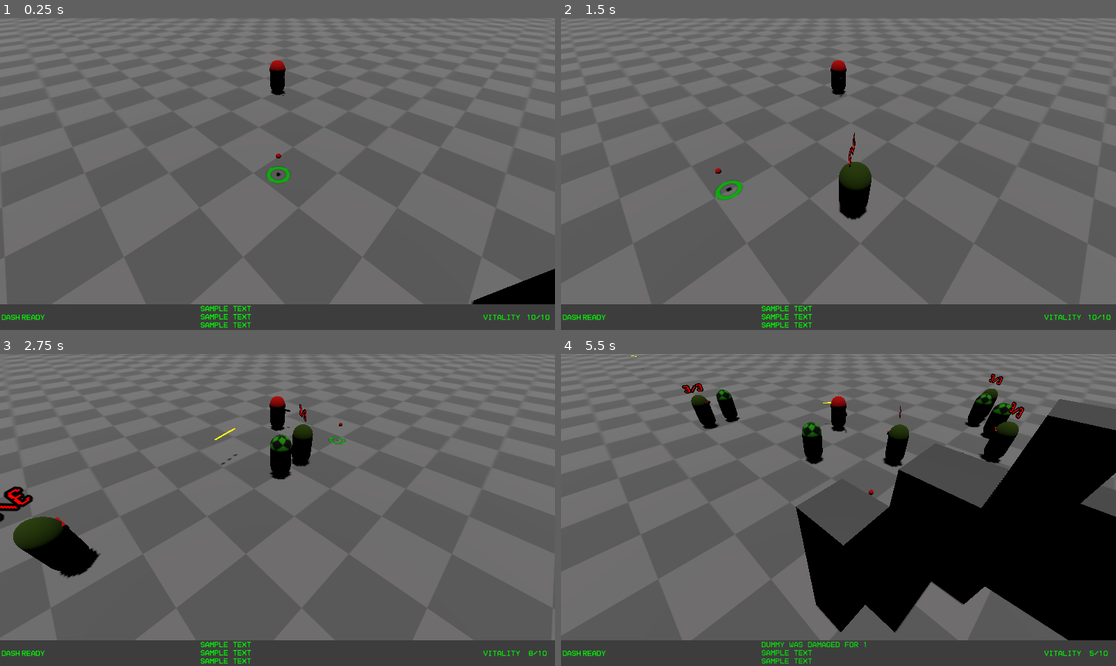
Above: before the commit, frames 1-4 (two rows, left to right).
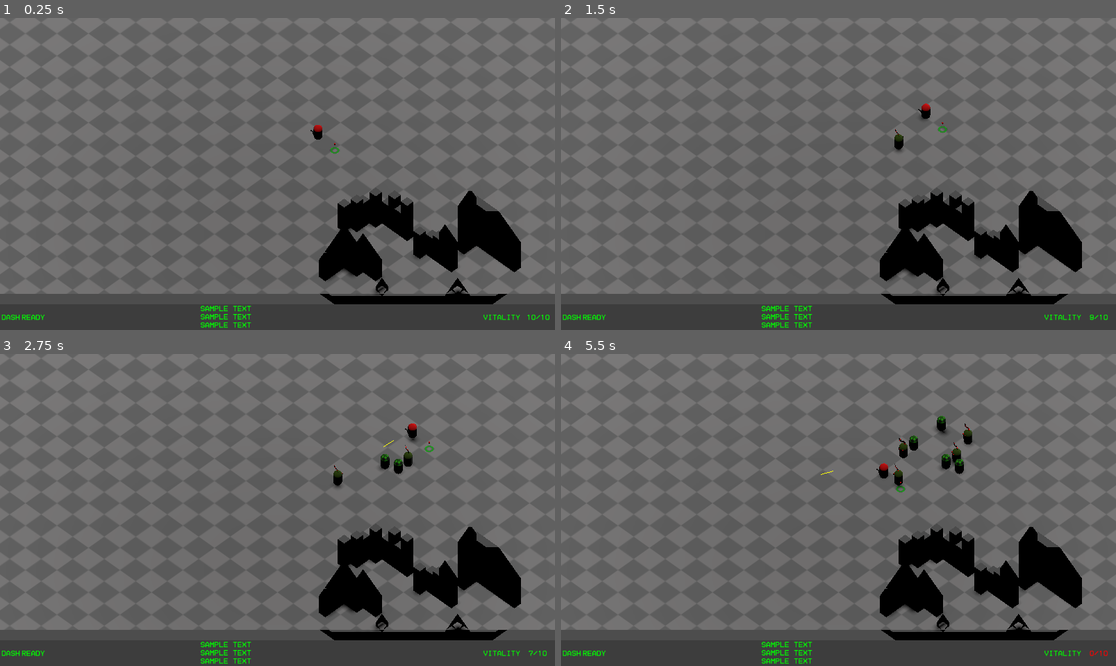
Above: after the commit, the same moments.

Repository: saladwithgrass/hyperdeath
Game: Godot game, scene res://levels/test_level/test_level.tscn
The game is run twice, just before and just after one commit, with the same random seed, the same clock (stepped at 60 frames per second) and the same inputs.
Inputs (mouse positions are in pixels of both pictures, inside the frame that each line leads up to):
- Up to frame 1 (0.25 s): no input
- Up to frame 2 (1.5 s): tap Enter (ui_accept) at 0.5, 0.77 s; move the mouse to (960, 158) at 0.52 s; hold D (right) 0.53-1.28 s; tap B (B) at 0.6 s; tap F (F) at 0.8, 1.35 s; move the mouse to (727, 189) at 1.27 s; hold S (backward) from 1.28 s (still down)
- Up to frame 3 (2.75 s): tap Enter (ui_accept) at 1.52 s; tap L (L) at 1.55, 2.1 s; move the mouse to (333, 441) at 2.02 s; release S (backward) at 2.03 s; hold D (right) from 2.03 s (still down); tap B (B) at 2.3 s
- Up to frame 4 (5.5 s): move the mouse to (810, 572) at 2.77 s; release D (right) at 2.78 s; hold W (forward) 2.78-3.53 s; tap B (B) at 2.85, 4.55 s; tap Enter (ui_accept) at 3.02, 3.77, 4.52 s; tap F (F) at 3.05, 3.6, 5.3 s; move the mouse to (1005, 556) at 3.52 s; hold A (left) 3.53-5.03 s; tap L (L) at 3.8, 4.35 s; move the mouse to (672, 463) at 4.27 s; move the mouse to (866, 510) at 5.02 s; hold S (backward) from 5.03 s (still down); click (866, 510) at 5.1 s

The runs differ from the first frame. In frame 1, 14% of the frame differs, in the area x 0-100%, y 0-92%; in frame 2, 15%; in frame 3, 16%; in frame 4, 31%, in the area x 0-100%, y 0-100%.

Commit message:
minor progress

Diff:
--- a/levels/test_level/test_level.tscn
+++ b/levels/test_level/test_level.tscn
@@ -1,8 +1,10 @@
-[gd_scene load_steps=8 format=3 uid="uid://dh7qowtpwywm0"]
+[gd_scene load_steps=10 format=3 uid="uid://dh7qowtpwywm0"]
 
+[ext_resource type="Script" path="res://player/player_ui.gd" id="1_23vqe"]
 [ext_resource type="Texture2D" uid="uid://ctei0e6qkqbpw" path="res://assets/textures/floor.png" id="1_25mdf"]
 [ext_resource type="PackedScene" uid="uid://co4dmmg70p010" path="res://assets/geometry/pillars.tscn" id="2_pe62u"]
 [ext_resource type="PackedScene" uid="uid://7dfvuspo0x3r" path="res://player/player.tscn" id="2_womrx"]
+[ext_resource type="PackedScene" uid="uid://dgtkkjpxyghvf" path="res://player/camera_3_pv.tscn" id="3_med2i"]
 
 [sub_resource type="NavigationMesh" id="NavigationMesh_blgf3"]
 vertices = PackedVector3Array(-4.75, 0.3, 15, -2.5, 0.3, 12.75, -2.5, 0.3, 11.25, -9.25, 0.3, 15, -99.5, 0.3, 16, -2.5, …(3910 unchanged characters)…
@@ -24,8 +26,16 @@
 [node name="test_level" type="Node3D"]
 process_mode = 1
 
-[node name="player" parent="." instance=ExtResource("2_womrx")]
+[node name="player_rig" type="Node3D" parent="." node_paths=PackedStringArray("camera", "player")]
+script = ExtResource("1_23vqe")
+camera = NodePath("camera3pv")
+player = NodePath("player")
+
+[node name="player" parent="player_rig" instance=ExtResource("2_womrx")]
 transform = Transform3D(1, 0, 0, 0, 1, 0, 0, 0, 1, 6.437, 0, 0)
+
+[node name="camera3pv" parent="player_rig" instance=ExtResource("3_med2i")]
+transform = Transform3D(0.707107, 0.5, -0.5, 0, 0.707107, 0.707107, 0.707107, -0.5, 0.5, -10, 6, 10)
 
 [node name="DirectionalLight3D" type="DirectionalLight3D" parent="."]
 transform = Transform3D(1, 0, 0, 0, -4.37114e-08, 1, 0, -1, -4.37114e-08, 0, 9.99177, 0)
--- a/player/camera_3_pv.gd
+++ b/player/camera_3_pv.gd
@@ -1,12 +1,16 @@
 extends Node3D
+class_name Camera3PV
 
+@export var follow:Node3D
 @onready var main_cam = $Camera3D
-
+@export var desired_distance:float = 20
 # Called when the node enters the scene tree for the first time.
 func _ready() -> void:
-	print(main_cam)
+	pass
 
+func project_from_screen(on_screen_pos):
+	return $Camera3D.project_ray_normal(on_screen_pos)
 
 # Called every frame. 'delta' is the elapsed time since the previous frame.
 func _process(delta: float) -> void:
-	pass
+	print((position - owner.position).length())
--- a/player/camera_3_pv.tscn
+++ b/player/camera_3_pv.tscn
@@ -6,3 +6,6 @@
 script = ExtResource("1_mc2wy")
 
 [node name="Camera3D" type="Camera3D" parent="."]
+v_offset = 5.0
+projection = 1
+size = 35.0
--- a/player/player.gd
+++ b/player/player.gd
@@ -57,10 +57,7 @@
 @onready var weapons = [pistol, assault_rifle, railgun]
 var current_weapon = 0
 
-@onready var camera = $camera3pv/Camera3D
-
 func _ready():
-	print($camera3pv.main_cam)
 	Input.set_mouse_mode(Input.MOUSE_MODE_HIDDEN)
 	health = Globals.player_health
 	$temp_floor.visible = false
@@ -83,8 +80,8 @@
 	var drop_plane = Plane(Vector3(0, 1, 0), player_pos.y)
 	var ray_len = 1000
 	var mouse_pos = get_viewport().get_mouse_position()
-	var from = camera.project_ray_origin(mouse_pos)
-	var to = from + camera.project_ray_normal(mouse_pos) * ray_len
+	var from = get_parent_node_3d().get_mouse_projection()
+	var to = from + get_parent_node_3d().get_mouse_projection() * ray_len
 	var cursor_pos = drop_plane.intersects_ray(from, to)
 	if cursor_pos != null:
 		cursor.global_transform.origin = cursor_pos # + Vector3(0, 1, 0)
--- a/player/player.tscn
+++ b/player/player.tscn
@@ -1,10 +1,9 @@
-[gd_scene load_steps=21 format=3 uid="uid://7dfvuspo0x3r"]
+[gd_scene load_steps=20 format=3 uid="uid://7dfvuspo0x3r"]
 
 [ext_resource type="Texture2D" uid="uid://b1k8dolm13n1l" path="res://assets/textures/cursor.png" id="1_n1jjx"]
 [ext_resource type="Script" path="res://player/player.gd" id="1_p2a6n"]
-[ext_resource type="PackedScene" uid="uid://dgtkkjpxyghvf" path="res://player/camera_3_pv.tscn" id="2_5xpma"]
 [ext_resource type="PackedScene" uid="uid://cx4tcmoy3cfo5" path="res://player/weapons/Pistol.tscn" id="2_6m2sf"]
-[ext_resource type="PackedScene" uid="uid://bhwitv71nor4g" path="res://player/player_ui.tscn" id="2_t5gin"]
+[ext_resource type="PackedScene" uid="uid://bhwitv71nor4g" path="res://player/player_hud.tscn" id="2_t5gin"]
 [ext_resource type="PackedScene" uid="uid://5l7gk84ff7bb" path="res://player/weapons/assault_rifle/assault_rifle.tscn" id="3_38xsd"]
 [ext_resource type="Texture2D" uid="uid://ctei0e6qkqbpw" path="res://assets/textures/floor.png" id="3_s7yut"]
 [ext_resource type="PackedScene" uid="uid://byvb2lvonwfuk" path="res://player/weapons/railgun/railgun_v_1.tscn" id="4_nsd2h"]
@@ -56,9 +55,6 @@
 collision_mask = 13
 safe_margin = 0.05
 script = ExtResource("1_p2a6n")
-
-[node name="camera3pv" parent="." instance=ExtResource("2_5xpma")]
-transform = Transform3D(0.707107, 0.5, -0.5, 0, 0.707107, 0.707107, 0.707107, -0.5, 0.5, -10, 6, 10)
 
 [node name="hitbox" type="CollisionShape3D" parent="."]
 transform = Transform3D(1, 0, 0, 0, 1, 0, 0, 0, 1, 0, 1, 0)
--- /dev/null
+++ b/player/player_hud.gd
@@ -0,0 +1,58 @@
+extends Control
+
+@onready var log_lines = [$background/log_line1, $background/log_line2, $background/log_line3]
+@onready var log_line_timers = [$log_line_timer1, $log_line_timer2, $log_line_timer3]
+func screen_flash_start():
+	get_tree().paused = true
+	$screen_flash.visible = true
+	$flash_timer.start()
+
+func _on_flash_timer_timeout():
+	get_tree().paused = false
+	$screen_flash.visible = false
+
+const max_log_alpha = 255
+const min_log_alpha = 80
+const log_fadeout_time = 1
+const log_fadeout_time_step = 0.08
+const log_fadeout_alpha_step:int = (max_log_alpha - min_log_alpha) * (log_fadeout_time_step / log_fadeout_time)
+
+func damage_log(who:String, damage:int):
+	var new_line = who + " was damaged for " + str(damage)
+	update_log(new_line)
+
+func kill_log(who:String):
+	var new_line = who + " was killed"
+	update_log(new_line)
+
+func update_log(new_line:String):
+	log_lines[2].text = log_lines[1].text
+	log_lines[2].label_settings.font_color.a8 = log_lines[1].label_settings.font_color.a8
+	log_lines[1].text = log_lines[0].text
+	log_lines[1].label_settings.font_color.a8 = log_lines[0].label_settings.font_color.a8
+	log_lines[0].text = new_line
+	log_lines[0].label_settings.font_color.a8 = max_log_alpha
+	for timer in log_line_timers:
+		timer.start(log_fadeout_time_step)
+
+
+func _on_log_line_timer_1_timeout():
+	var cur_alpha = log_lines[0].label_settings.font_color.a8
+	if cur_alpha > min_log_alpha:
+		cur_alpha -= log_fadeout_alpha_step
+		log_lines[0].label_settings.font_color.a8 = max(min_log_alpha, cur_alpha)
+		log_line_timers[0].start(log_fadeout_time_step)
+
+func _on_log_line_timer_2_timeout():
+	var cur_alpha = log_lines[1].label_settings.font_color.a8
+	if cur_alpha > min_log_alpha:
+		cur_alpha -= log_fadeout_alpha_step
+		log_lines[1].label_settings.font_color.a8 = max(min_log_alpha, cur_alpha)
+		log_line_timers[1].start(log_fadeout_time_step)
+
+func _on_log_line_timer_3_timeout():
+	var cur_alpha = log_lines[2].label_settings.font_color.a8
+	if cur_alpha > min_log_alpha:
+		cur_alpha -= log_fadeout_alpha_step
+		log_lines[2].label_settings.font_color.a8 = max(min_log_alpha, cur_alpha)
+		log_line_timers[2].start(log_fadeout_time_step)
--- a/player/player_ui.tscn
+++ b/player/player_hud.tscn
@@ -1,31 +1,31 @@
 [gd_scene load_steps=10 format=3 uid="uid://bhwitv71nor4g"]
 
-[ext_resource type="Script" path="res://player/player_ui.gd" id="1_pjam5"]
-[ext_resource type="FontFile" uid="uid://bj7d61dymsjdn" path="res://assets/fonts/HomeVideo-BLG6G.ttf" id="2_36gg2"]
-[ext_resource type="LabelSettings" uid="uid://dmsw0foi21e0n" path="res://assets/fonts/red_player_ui.tres" id="2_fjgnx"]
+[ext_resource type="Script" path="res://player/player_hud.gd" id="1_g548d"]
+[ext_resource type="FontFile" uid="uid://bj7d61dymsjdn" path="res://assets/fonts/HomeVideo-BLG6G.ttf" id="2_yva1j"]
+[ext_resource type="LabelSettings" uid="uid://dmsw0foi21e0n" path="res://assets/fonts/red_player_ui.tres" id="3_ykr26"]
 
 [sub_resource type="LabelSettings" id="LabelSettings_gl522"]
-font = ExtResource("2_36gg2")
+font = ExtResource("2_yva1j")
 font_color = Color(0, 1, 0, 1)
 
 [sub_resource type="LabelSettings" id="LabelSettings_dv3hr"]
-font = ExtResource("2_36gg2")
+font = ExtResource("2_yva1j")
 font_color = Color(0, 1, 0, 1)
 
 [sub_resource type="LabelSettings" id="LabelSettings_6gbwo"]
-font = ExtResource("2_36gg2")
+font = ExtResource("2_yva1j")
 font_color = Color(0, 1, 0, 1)
 
 [sub_resource type="LabelSettings" id="LabelSettings_p8v16"]
-font = ExtResource("2_36gg2")
+font = ExtResource("2_yva1j")
 font_color = Color(0, 1, 0, 1)
 
 [sub_resource type="LabelSettings" id="LabelSettings_qfvsp"]
-font = ExtResource("2_36gg2")
+font = ExtResource("2_yva1j")
 font_color = Color(0, 1, 0, 1)
 
 [sub_resource type="LabelSettings" id="LabelSettings_810bs"]
-font = ExtResource("2_36gg2")
+font = ExtResource("2_yva1j")
 font_color = Color(0, 1, 0, 1)
 
 [node name="Control" type="Control"]
@@ -37,7 +37,7 @@
 anchor_bottom = 1.0
 grow_horizontal = 2
 grow_vertical = 2
-script = ExtResource("1_pjam5")
+script = ExtResource("1_g548d")
 
 [node name="background" type="ColorRect" parent="."]
 layout_mode = 1
--- a/player/player_ui.gd
+++ b/player/player_ui.gd
@@ -1,58 +1,18 @@
-extends Control
+extends Node3D
+class_name PlayerUI
 
-@onready var log_lines = [$background/log_line1, $background/log_line2, $background/log_line3]
-@onready var log_line_timers = [$log_line_timer1, $log_line_timer2, $log_line_timer3]
-func screen_flash_start():
-	get_tree().paused = true
-	$screen_flash.visible = true
-	$flash_timer.start()
+@export var camera:Node3D
+@export var player:CharacterBody3D
 
-func _on_flash_timer_timeout():
-	get_tree().paused = false
-	$screen_flash.visible = false
+# Called when the node enters the scene tree for the first time.
+func _ready() -> void:
+	pass # Replace with function body.
 
-const max_log_alpha = 255
-const min_log_alpha = 80
-const log_fadeout_time = 1
-const log_fadeout_time_step = 0.08
-const log_fadeout_alpha_step:int = (max_log_alpha - min_log_alpha) * (log_fadeout_time_step / log_fadeout_time)
+func get_mouse_projection():
+	var mouse_pos = get_viewport().get_mouse_position()
+	print(mouse_pos)
+	return camera.project_from_screen(mouse_pos)
 
-func damage_log(who:String, damage:int):
-	var new_line = who + " was damaged for " + str(damage)
-	update_log(new_line)
-
-func kill_log(who:String):
-	var new_line = who + " was killed"
-	update_log(new_line)
-
-func update_log(new_line:String):
-	log_lines[2].text = log_lines[1].text
-	log_lines[2].label_settings.font_color.a8 = log_lines[1].label_settings.font_color.a8
-	log_lines[1].text = log_lines[0].text
-	log_lines[1].label_settings.font_color.a8 = log_lines[0].label_settings.font_color.a8
-	log_lines[0].text = new_line
-	log_lines[0].label_settings.font_color.a8 = max_log_alpha
-	for timer in log_line_timers:
-		timer.start(log_fadeout_time_step)
-
-
-func _on_log_line_timer_1_timeout():
-	var cur_alpha = log_lines[0].label_settings.font_color.a8
-	if cur_alpha > min_log_alpha:
-		cur_alpha -= log_fadeout_alpha_step
-		log_lines[0].label_settings.font_color.a8 = max(min_log_alpha, cur_alpha)
-		log_line_timers[0].start(log_fadeout_time_step)
-
-func _on_log_line_timer_2_timeout():
-	var cur_alpha = log_lines[1].label_settings.font_color.a8
-	if cur_alpha > min_log_alpha:
-		cur_alpha -= log_fadeout_alpha_step
-		log_lines[1].label_settings.font_color.a8 = max(min_log_alpha, cur_alpha)
-		log_line_timers[1].start(log_fadeout_time_step)
-
-func _on_log_line_timer_3_timeout():
-	var cur_alpha = log_lines[2].label_settings.font_color.a8
-	if cur_alpha > min_log_alpha:
-		cur_alpha -= log_fadeout_alpha_step
-		log_lines[2].label_settings.font_color.a8 = max(min_log_alpha, cur_alpha)
-		log_line_timers[2].start(log_fadeout_time_step)
+# Called every frame. 'delta' is the elapsed time since the previous frame.
+func _process(delta: float) -> void:
+	pass
Not shown: 1 places in player/player_hud.tscn that only renumber resources
